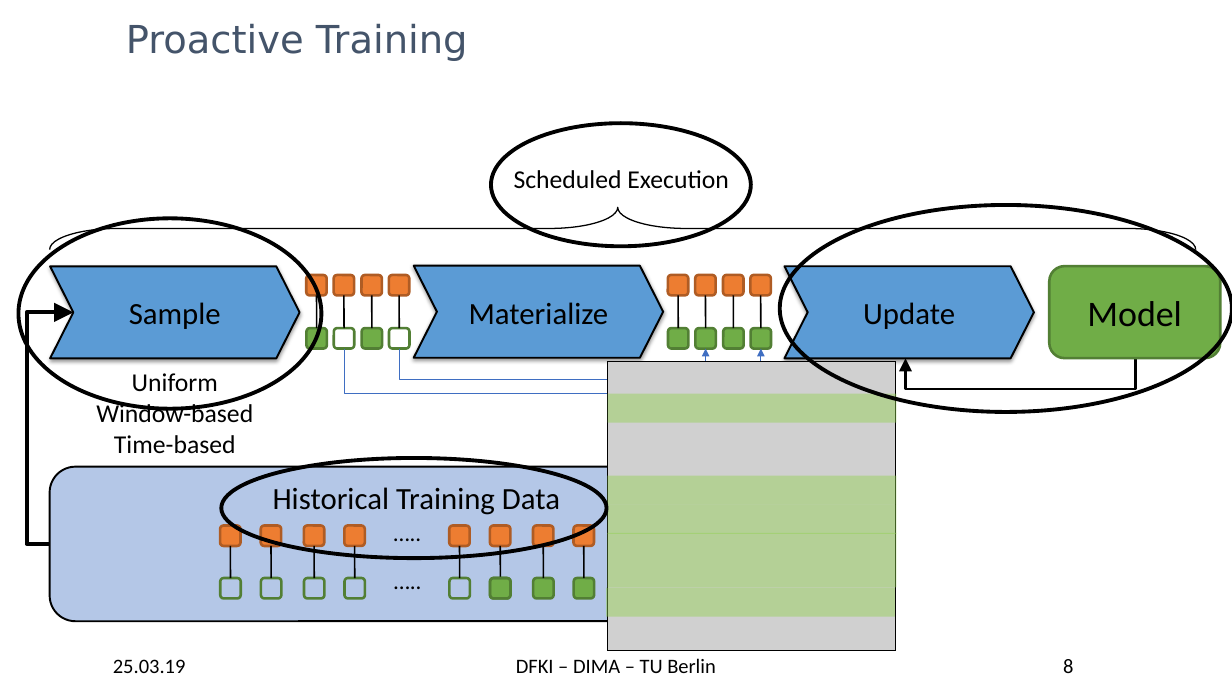
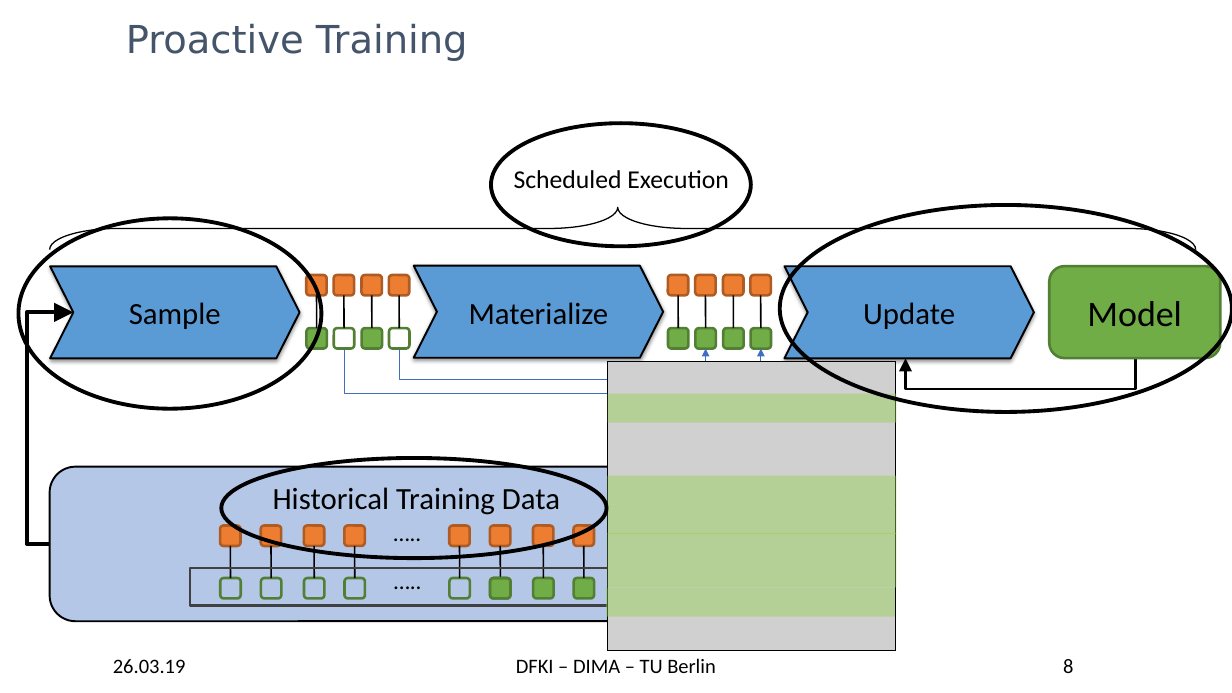
Before and after one commit to TU-Berlin-DIMA/continuous-pipeline-deployment, a slide deck: slide 8 of slides/edbt-2019/edbt-2019.pptx. Drawn at 1232x693 pixels with LibreOffice and Linux fonts; fonts in the diff are those of the drawing; grey boxes stand for pictures; background and template pictures are left out. Boxes give left, top, right and bottom in pixels: in the first picture for what was removed or moved away, otherwise in the second. Text is boxed around its words. In the diff, an @@ line names an element or a change of style, - is before the commit and + after.

```diff
--- a/slides/edbt-2019/edbt-2019.pptx
+++ b/slides/edbt-2019/edbt-2019.pptx
@@ text removed at bbox=[96, 373, 253, 454] @@
-Uniform
-Window-based
-Time-based
@@ rectangle added at bbox=[190, 568, 626, 605], outline #404040 2 pt @@
@@ text at bbox=[113, 659, 186, 673]: text changed @@
-25.03.19
+26.03.19
```
Also in this commit, not shown: 29 other slides changed.
